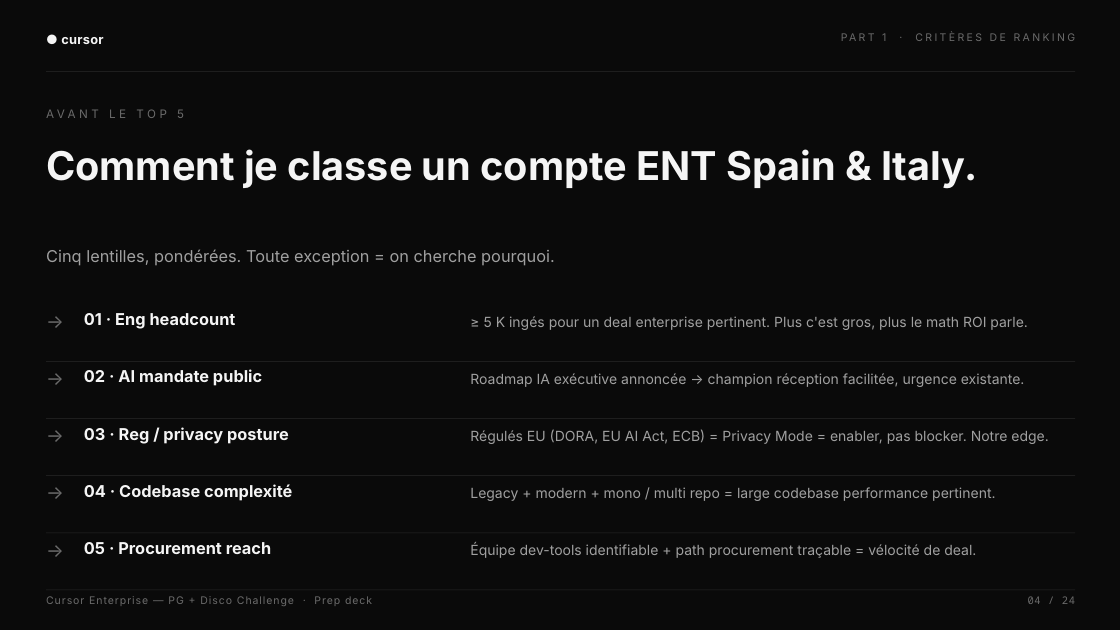
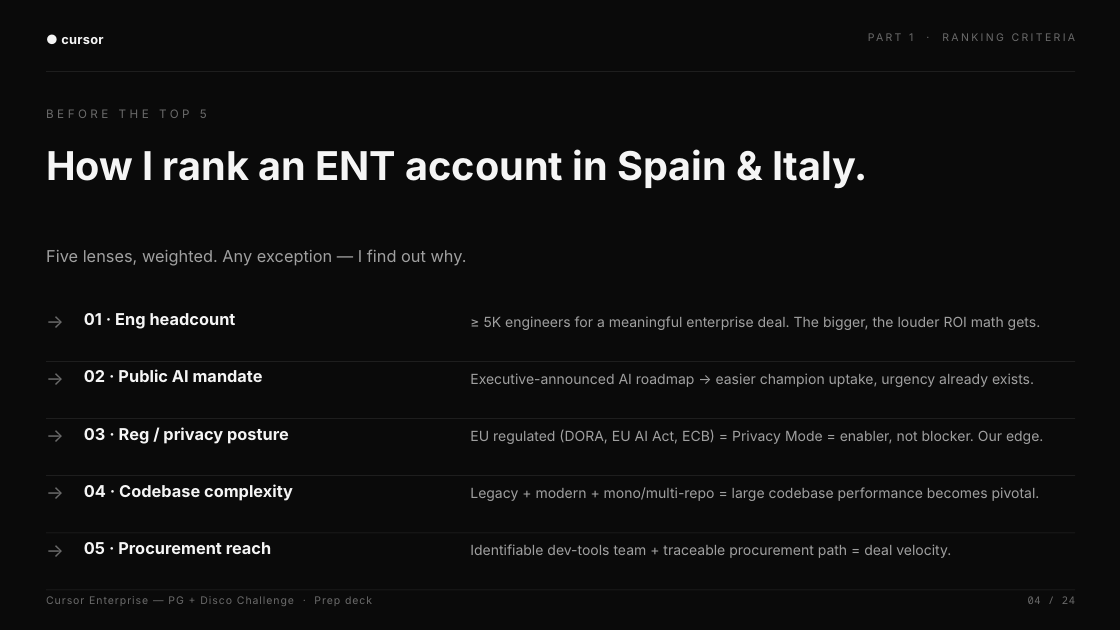
Before and after one commit to heliemonnoyeur-source/media-ae-cockpit, a slide deck: slide 4 of decks/Cursor_Enterprise_Disco_Challenge.pptx. Drawn at 1120x630 pixels with LibreOffice and Linux fonts; fonts in the diff are those of the drawing. Boxes give left, top, right and bottom in pixels: in the first picture for what was removed or moved away, otherwise in the second. Text is boxed around its words. In the diff, an @@ line names an element or a change of style, - is before the commit and + after.

```diff
--- a/decks/Cursor_Enterprise_Disco_Challenge.pptx
+++ b/decks/Cursor_Enterprise_Disco_Challenge.pptx
@@ text at [909, 33, 1076, 41]: text changed @@
-PART 1 · CRITÈRES DE RANKING
+PART 1 · RANKING CRITERIA
@@ text at [46, 109, 207, 118]: text changed @@
-AVANT LE TOP 5
+BEFORE THE TOP 5
@@ text at [46, 149, 868, 189]: text changed @@
-Comment je classe un compte ENT Spain & Italy.
+How I rank an ENT account in Spain & Italy.
@@ text at [46, 249, 467, 266]: text changed @@
-Cinq lentilles, pondérées. Toute exception = on cherche pourquoi.
+Five lenses, weighted. Any exception — I find out why.
@@ text at [484, 316, 1041, 330]: text changed @@
-≥ 5 K ingés pour un deal enterprise pertinent. Plus c'est gros, plus le math ROI parle.
+≥ 5K engineers for a meaningful enterprise deal. The bigger, the louder ROI math gets.
@@ text at [84, 369, 263, 382]: text changed @@
-02 · AI mandate public
+02 · Public AI mandate
@@ text at [470, 373, 1034, 387]: text changed @@
-Roadmap IA exécutive annoncée → champion réception facilitée, urgence existante.
+Executive-announced AI roadmap → easier champion uptake, urgency already exists.
@@ text at [470, 429, 1043, 444]: text changed @@
-Régulés EU (DORA, EU AI Act, ECB) = Privacy Mode = enabler, pas blocker. Notre edge.
+EU regulated (DORA, EU AI Act, ECB) = Privacy Mode = enabler, not blocker. Our edge.
@@ text at [84, 484, 293, 501]: text changed @@
-04 · Codebase complexité
+04 · Codebase complexity
@@ text at [470, 487, 1040, 501]: text changed @@
-Legacy + modern + mono / multi repo = large codebase performance pertinent.
+Legacy + modern + mono/multi-repo = large codebase performance becomes pivotal.
@@ text at [470, 544, 951, 558]: text changed @@
-Équipe dev-tools identifiable + path procurement traçable = vélocité de deal.
+Identifiable dev-tools team + traceable procurement path = deal velocity.
```
Also in this commit, not shown: 22 other slides changed, 1 slide added, 1 slide removed, 27 other files.
